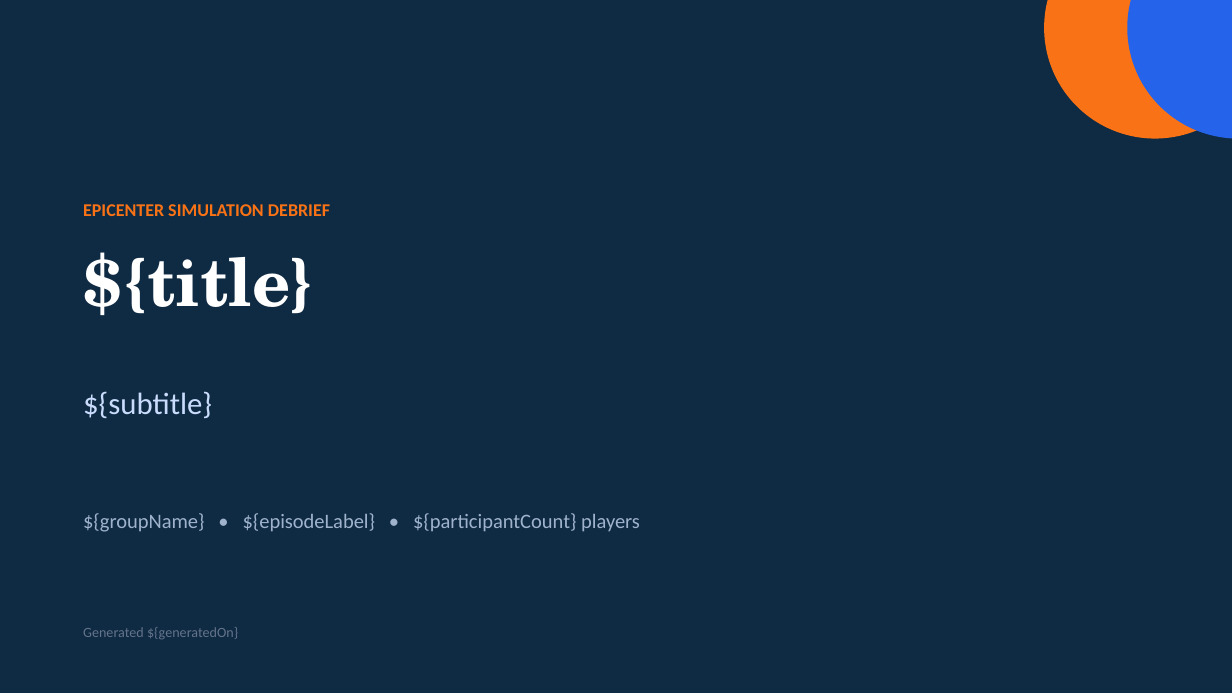
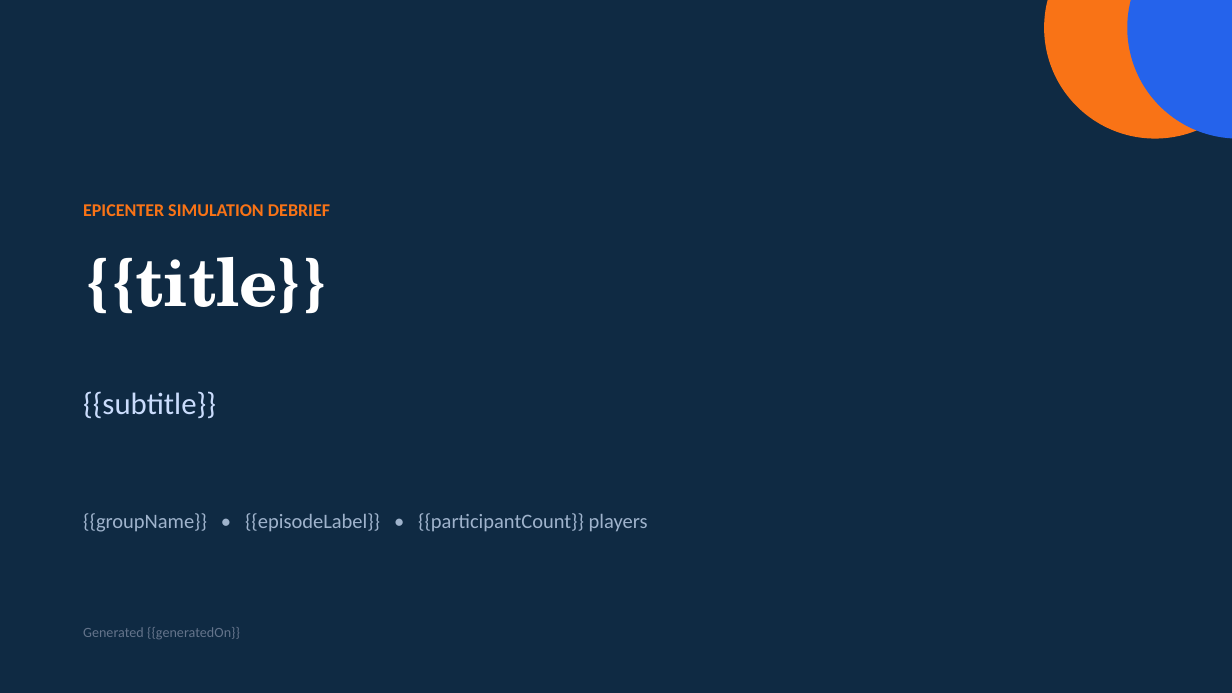
Before and after one commit to forio/dev-base-build, a slide deck: slide 1 of model/results-template.pptx. Drawn at 1232x693 pixels with LibreOffice and Linux fonts; fonts in the diff are those of the drawing. Boxes give left, top, right and bottom in pixels: in the first picture for what was removed or moved away, otherwise in the second. Text is boxed around its words. In the diff, an @@ line names an element or a change of style, - is before the commit and + after.

Commit message:
Template polish: currency axis formatting, bottom-pinned line labels, {{mustache}} text tokens
- Value axes now format as "$"#,##0 (bar + line)
- Line category (year) labels pinned to the bottom via tickLblPos=LOW so they
  don't ride the zero crossing when profit goes negative
- Switch text placeholders from ${token} to {{token}} (the convention the
  service actually substitutes); update README accordingly
- Remove throwaway text-probe diagnostic files

```diff
--- a/model/results-template.pptx
+++ b/model/results-template.pptx
@@ text at [83,257,330,314]: text changed @@
-${title}
+{{title}}
@@ text at [83,391,216,418]: text changed @@
-${subtitle}
+{{subtitle}}
@@ text at [83,513,648,532]: text changed @@
-${groupName} • ${episodeLabel} • ${participantCount} players
+{{groupName}} • {{episodeLabel}} • {{participantCount}} players
@@ text at [83,627,240,639]: text changed @@
-Generated ${generatedOn}
+Generated {{generatedOn}}
```
Also in this commit, not shown: 4 other slides changed, 2 other files.
